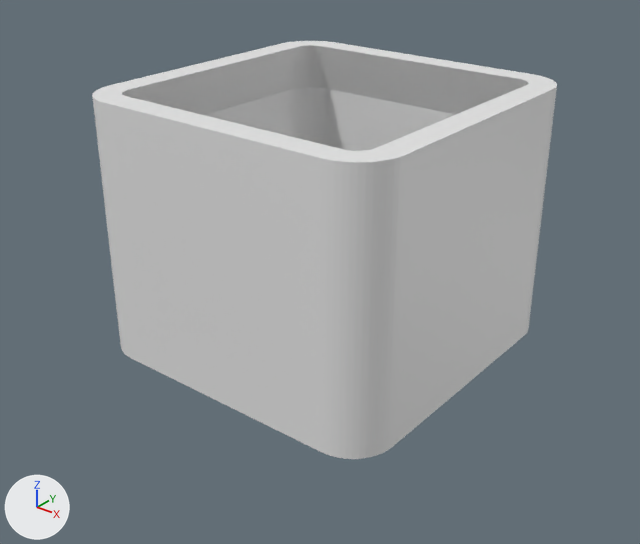
The Blender file domino-modul.blend, before and after one commit.
Before and after are seen from a 50 mm camera at (57.9, -74.0, 23.6) aimed at (0.8, -2.6, -20.7). Every picture has the same lights, and +X, +Y and +Z are marked at lower left. The picture after the commit comes second. Mesh edges are drawn as thin lines on the coarser meshes.

The first picture shows 'blank'.
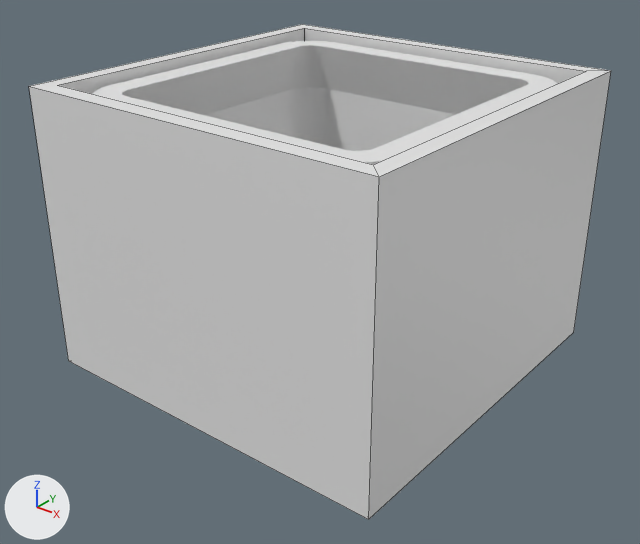
ob_cube_012 is not drawn itself; it is used by a modifier of ob_blank_jig.

Where the newer file only moved an object's origin or applied its transform, the numbers keep the older frame.

What the commit changed:
Mesh me_cube_017 is new.
It has 24 vertices, 22 faces and spans x -20.0..20.0, y -20.0..20.0, z -17.0..17.0.
Mesh me_cube_022 is new.
It is a box spanning x -22.0..22.0, y -22.0..22.0, z -16.0..17.0.
Object 'blank-jig' (ob_blank_jig) is new; it shows me_cube_022.
Its location is (0.0, 0.0, -16.0).
It gains a BOOLEAN modifier named 'Boolean'.
Modifier setting: object = ob_cube_012.
Object 'Cube.012' (ob_cube_012) is new; it shows me_cube_017.
Its location is (0.0, 0.0, -16.0).
It is now shown.

Boxes [x1, y1, x2, y2] around the edits, measured in the pictures (640 x 544 px):
'blank-jig', added: after [29, 24, 611, 520]
'blank', unchanged, covered by the edit: before [92, 41, 557, 459]; after [93, 41, 557, 164]
